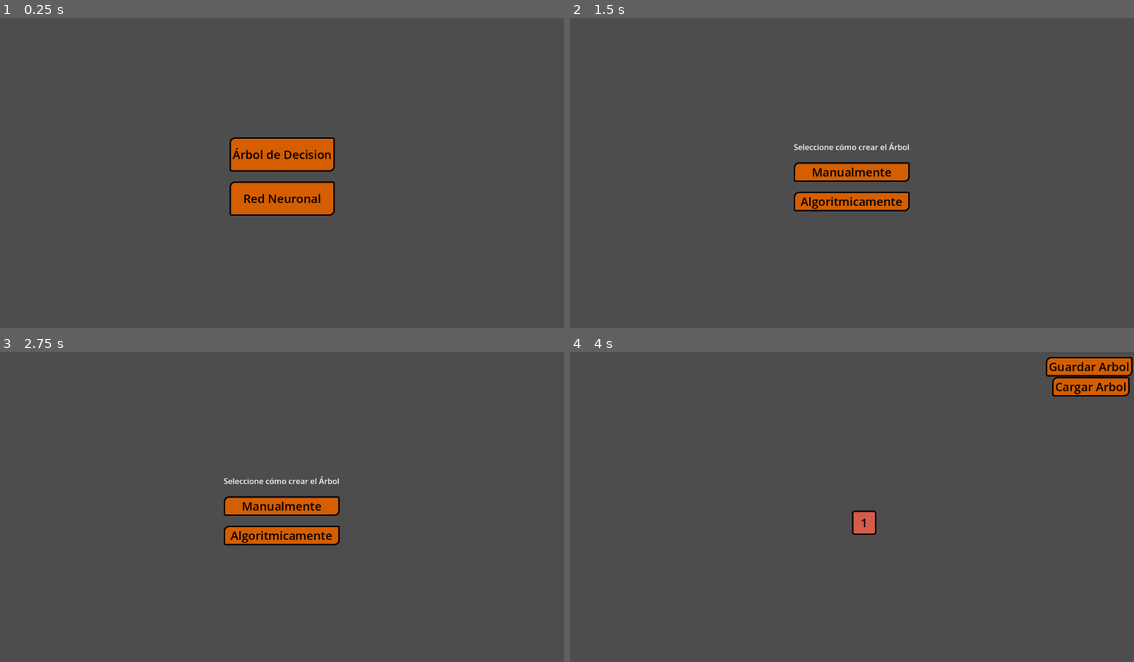
Above: before the commit, frames 1-4 (two rows, left to right).
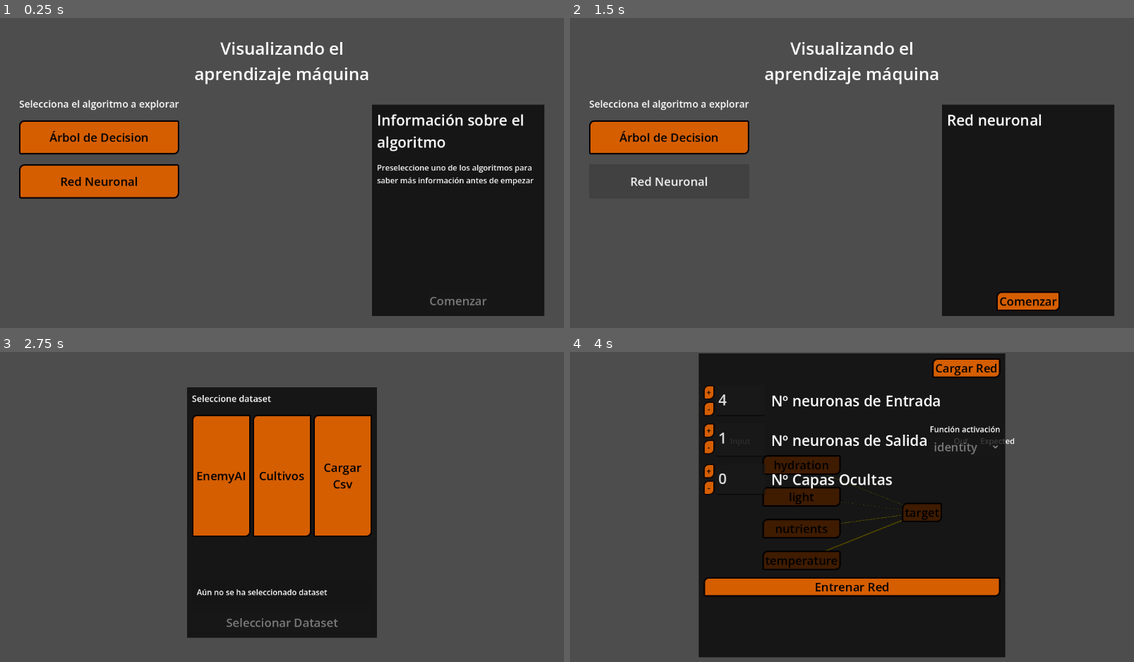
Above: after the commit, the same moments.

Repository: HectorAldao/visualizing_machine_learning
Game: Godot game, scene res://scenes/menus/main_menu.tscn
Same seed, same stepped clock (60 frames per second), same inputs: the game is played once before the commit and once after it.
Inputs (mouse positions are in pixels of both pictures, inside the frame that each line leads up to):
- Up to frame 1 (0.25 s): no input
- Up to frame 2 (1.5 s): click "Árbol de Decision" at 0.5 s; click (671, 182) at 1.25 s, where only the run after the commit has a clickable "Red Neuronal"
- Up to frame 3 (2.75 s): click (456, 634) at 2 s, where only the run after the commit has a clickable "Comenzar"
- Up to frame 4 (4 s): click (852, 507) at 2.75 s, where only the run before the commit has a clickable "Manualmente"; click (852, 627) at 3.5 s, where only the run after the commit has a clickable "Seleccionar Dataset"

The runs differ from the first frame. In frame 1, 32% of the frame differs, in the area x 3-97%, y 7-97%; in frame 2, 28%; in frame 3, 26%; in frame 4, 55%, in the area x 22-100%, y 0-99%.

Commit message:
feat: improved main menu

Diff:
--- a/godot_project/scenes/menus/main_menu.gd
+++ b/godot_project/scenes/menus/main_menu.gd
@@ -1,21 +1,71 @@
 extends Control
 
 
+@onready var dtree_button: Button = %DTreeButton
+@onready var nn_button: Button = %NeuralNetworkButton
+@onready var start_button: Button = %StartButton
+
+@onready var title_label: Label = %TitleLabel
+@onready var text_label: Label = %TextLabel
 
 
-@onready var dtree_button: Button = $VBoxContainer/DTreeButton
-@onready var nn_button: Button = $VBoxContainer/NeuralNetworkButton
-
+var selected_algorithm: int = 0:
+	set(new_value):
+		selected_algorithm = new_value
+		_update_panel()
 
 
 func _ready() -> void:
 	# Connect the press of the button to the load of the scene
 	dtree_button.pressed.connect(_on_d_tree_button_pressed)
 	nn_button.pressed.connect(_on_nn_button_pressed)
+	start_button.pressed.connect(_on_start_button_pressed)
+
+	start_button.disabled = true
+
 
 
 func _on_d_tree_button_pressed() -> void:
-	get_tree().change_scene_to_file(Constants.SCENES.dtree_view)
+	selected_algorithm = 1
+
 
 func _on_nn_button_pressed() -> void:
-	get_tree().change_scene_to_file(Constants.SCENES.nn_view)
+	selected_algorithm = 2
+
+
+func _on_start_button_pressed() -> void:
+	match selected_algorithm:
+		1:
+			get_tree().change_scene_to_file(Constants.SCENES.dtree_view)
+		2:
+			get_tree().change_scene_to_file(Constants.SCENES.nn_view)
+		_:
+			# This shold not happen, because the button should be disabled
+			# if there is no selected algorithm. But in case it happended
+			start_button.disabled = true
+
+
+func _update_panel() -> void:
+	match selected_algorithm:
+		1:
+			start_button.disabled = false
+		2:
+			pass
+		_:
+			return
+
+	_update_text(selected_algorithm)
+
+
+func _update_text(algorithm: int) -> void:
+	const dict_of_text: Dictionary[int, Array] = {
+		1: ["Árbol de decisión",
+			""
+			],
+		2: ["Red neuronal",
+			""
+			]
+		}
+
+	title_label.text = dict_of_text[algorithm][0]
+	text_label.text = dict_of_text[algorithm][1]
--- a/godot_project/scenes/menus/main_menu.tscn
+++ b/godot_project/scenes/menus/main_menu.tscn
@@ -1,6 +1,15 @@
 [gd_scene format=3 uid="uid://j220721ca3np"]
 
 [ext_resource type="Script" uid="uid://cfirevud3ti3f" path="res://scenes/menus/main_menu.gd" id="1_8gy84"]
+
+[sub_resource type="LabelSettings" id="LabelSettings_xqga4"]
+font_size = 35
+
+[sub_resource type="LabelSettings" id="LabelSettings_ovrgc"]
+font_size = 20
+
+[sub_resource type="LabelSettings" id="LabelSettings_2o76q"]
+font_size = 30
 
 [node name="MainMenu" type="Control" unique_id=807388]
 layout_mode = 3
@@ -11,26 +20,81 @@
 grow_vertical = 2
 script = ExtResource("1_8gy84")
 
+[node name="Label" type="Label" parent="." unique_id=201382217]
+layout_mode = 1
+anchors_preset = 5
+anchor_left = 0.5
+anchor_right = 0.5
+offset_left = -309.0
+offset_top = 37.0
+offset_right = 309.0
+offset_bottom = 86.0
+grow_horizontal = 2
+text = "Visualizando el
+aprendizaje máquina"
+label_settings = SubResource("LabelSettings_xqga4")
+horizontal_alignment = 1
+
 [node name="VBoxContainer" type="VBoxContainer" parent="." unique_id=1578589725]
 layout_mode = 1
-anchors_preset = 8
-anchor_left = 0.5
-anchor_top = 0.5
-anchor_right = 0.5
-anchor_bottom = 0.5
-offset_left = -107.5
-offset_top = -50.0
-offset_right = 107.5
-offset_bottom = 50.0
-grow_horizontal = 2
-grow_vertical = 2
+offset_left = 39.0
+offset_top = 161.0
+offset_right = 366.0
+offset_bottom = 369.0
+
+[node name="Label" type="Label" parent="VBoxContainer" unique_id=1452108106]
+layout_mode = 2
+text = "Selecciona el algoritmo a explorar"
+label_settings = SubResource("LabelSettings_ovrgc")
+horizontal_alignment = 1
 
 [node name="DTreeButton" type="Button" parent="VBoxContainer" unique_id=514394525]
+unique_name_in_owner = true
 custom_minimum_size = Vector2(0, 70)
 layout_mode = 2
 text = "Árbol de Decision"
 
 [node name="NeuralNetworkButton" type="Button" parent="VBoxContainer" unique_id=994976548]
+unique_name_in_owner = true
 custom_minimum_size = Vector2(0, 70)
 layout_mode = 2
 text = "Red Neuronal"
+
+[node name="PanelContainer" type="PanelContainer" parent="." unique_id=876910558]
+layout_mode = 1
+anchors_preset = 3
+anchor_left = 1.0
+anchor_top = 1.0
+anchor_right = 1.0
+anchor_bottom = 1.0
+offset_left = -392.0
+offset_top = -471.0
+offset_right = -40.0
+offset_bottom = -39.0
+grow_horizontal = 0
+grow_vertical = 0
+
+[node name="VBoxContainer" type="VBoxContainer" parent="PanelContainer" unique_id=1461954276]
+layout_mode = 2
+size_flags_vertical = 0
+
+[node name="TitleLabel" type="Label" parent="PanelContainer/VBoxContainer" unique_id=1851289427]
+unique_name_in_owner = true
+layout_mode = 2
+text = "Información sobre el algoritmo"
+label_settings = SubResource("LabelSettings_2o76q")
+autowrap_mode = 3
+
+[node name="TextLabel" type="Label" parent="PanelContainer/VBoxContainer" unique_id=616165297]
+unique_name_in_owner = true
+layout_mode = 2
+size_flags_vertical = 0
+text = "Preseleccione uno de los algoritmos para saber más información antes de empezar"
+autowrap_mode = 3
+
+[node name="StartButton" type="Button" parent="PanelContainer" unique_id=1424195084]
+unique_name_in_owner = true
+layout_mode = 2
+size_flags_horizontal = 4
+size_flags_vertical = 8
+text = "Comenzar"
--- a/godot_project/scripts/config_variables.gd
+++ b/godot_project/scripts/config_variables.gd
@@ -1,3 +1,3 @@
 extends Node
 
-var use_latex: bool = true
+var use_latex: bool = false
--- a/godot_project/themes/main_theme/main_theme.tres
+++ b/godot_project/themes/main_theme/main_theme.tres
@@ -18,11 +18,11 @@
 
 [sub_resource type="StyleBoxFlat" id="StyleBoxFlat_es76u"]
 bg_color = Color(0, 0, 0, 0.7058824)
-border_width_left = 3
-border_width_top = 3
-border_width_right = 3
-border_width_bottom = 3
-border_color = Color(0, 0, 0, 0.4392157)
+border_width_left = 10
+border_width_top = 10
+border_width_right = 10
+border_width_bottom = 10
+border_color = Color(0, 0, 0, 0.7058824)
 
 [sub_resource type="StyleBoxFlat" id="StyleBoxFlat_rjgu6"]
 bg_color = Color(0.3372549, 0.7058824, 0.9137255, 1)
Not shown, changed: docs/index.html
Not shown, changed: docs/index.pck
Not shown, added: docs/server.py
